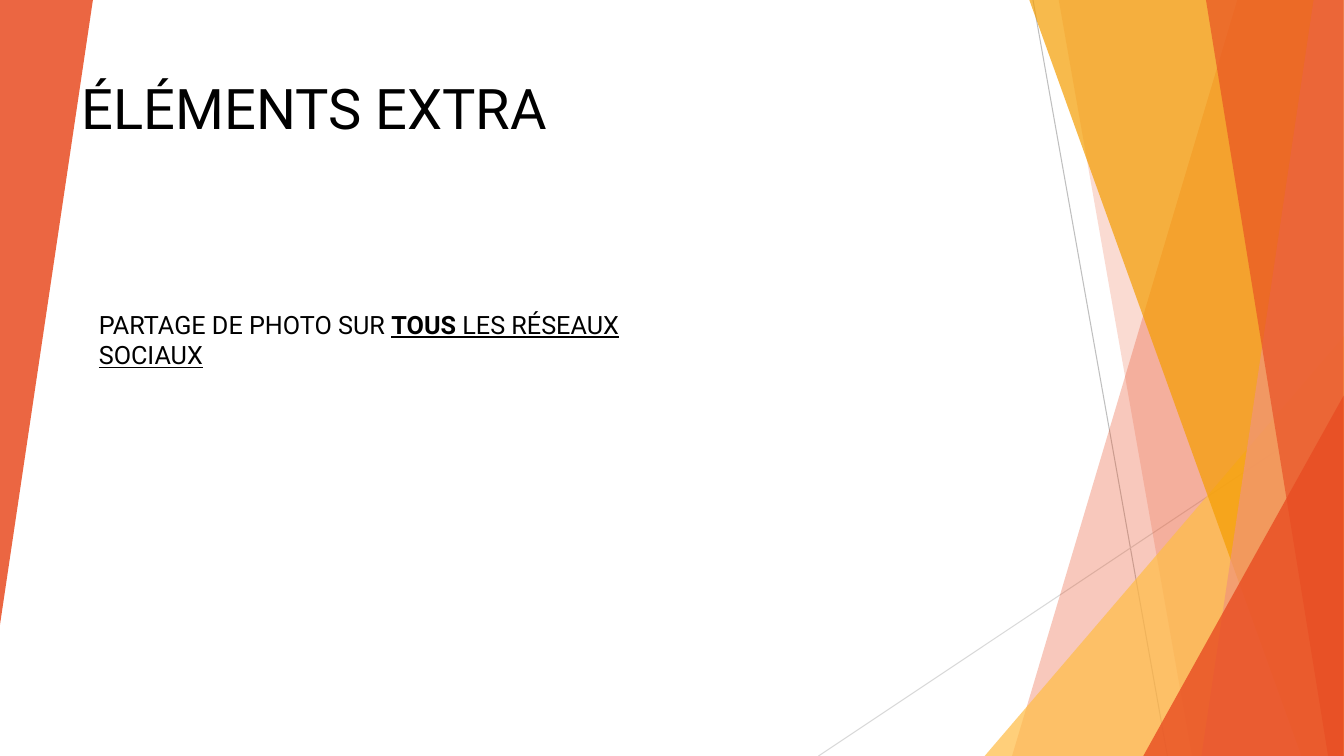
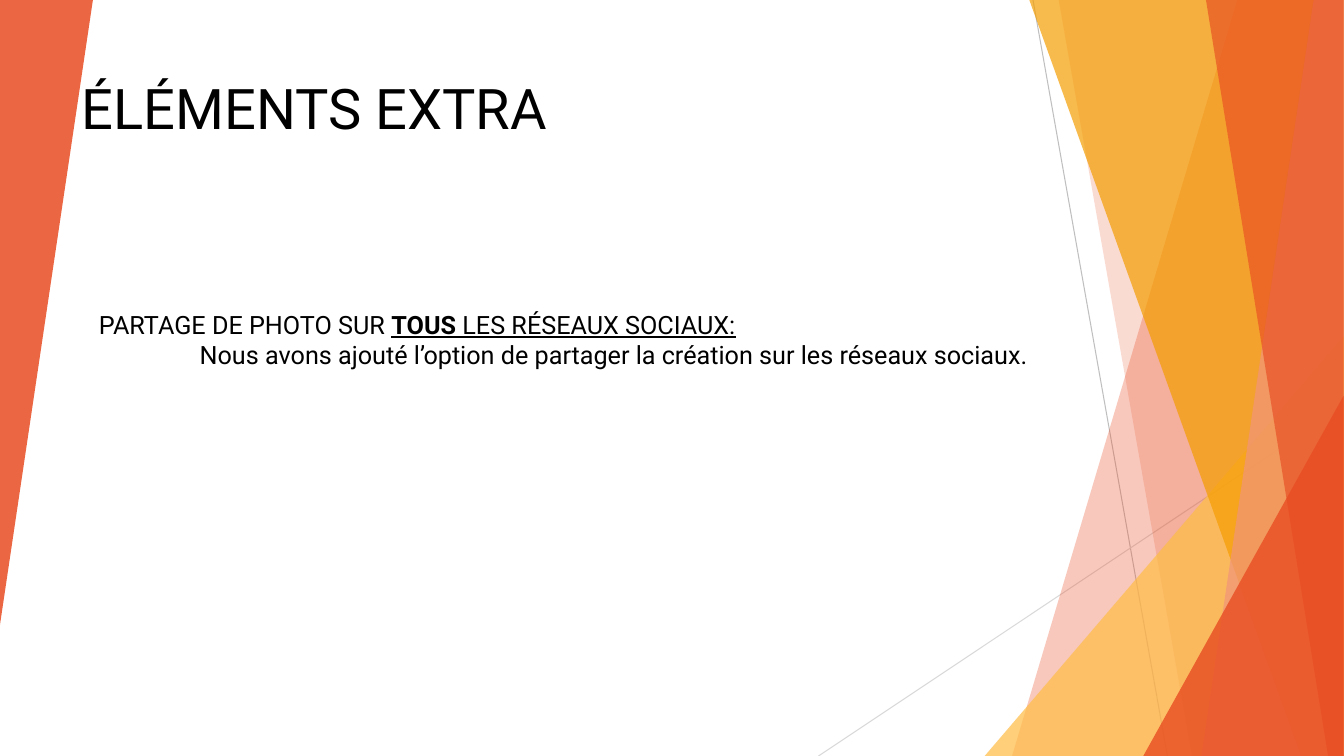
Before and after one commit to prooli22/MemesPasGame, a slide deck: slide 8 of Présentation PP.pptx (slide 7 before the commit). Drawn at 1344x756 pixels with LibreOffice and Linux fonts; fonts in the diff are those of the drawing. Boxes give left, top, right and bottom in pixels: in the first picture for what was removed or moved away, otherwise in the second. Text is boxed around its words. In the diff, an @@ line names an element or a change of style, - is before the commit and + after.

```diff
--- a/Présentation PP.pptx
+++ b/Présentation PP.pptx
@@ text at bbox=[99, 311, 1027, 370]: text changed @@
-PARTAGE DE PHOTO SUR TOUS LES RÉSEAUX SOCIAUX
+PARTAGE DE PHOTO SUR TOUS LES RÉSEAUX SOCIAUX:
+Nous avons ajouté l’option de partager la création sur les réseaux sociaux.
```
Also in this commit, not shown: 10 other slides changed, 1 slide added, 6 other files.
